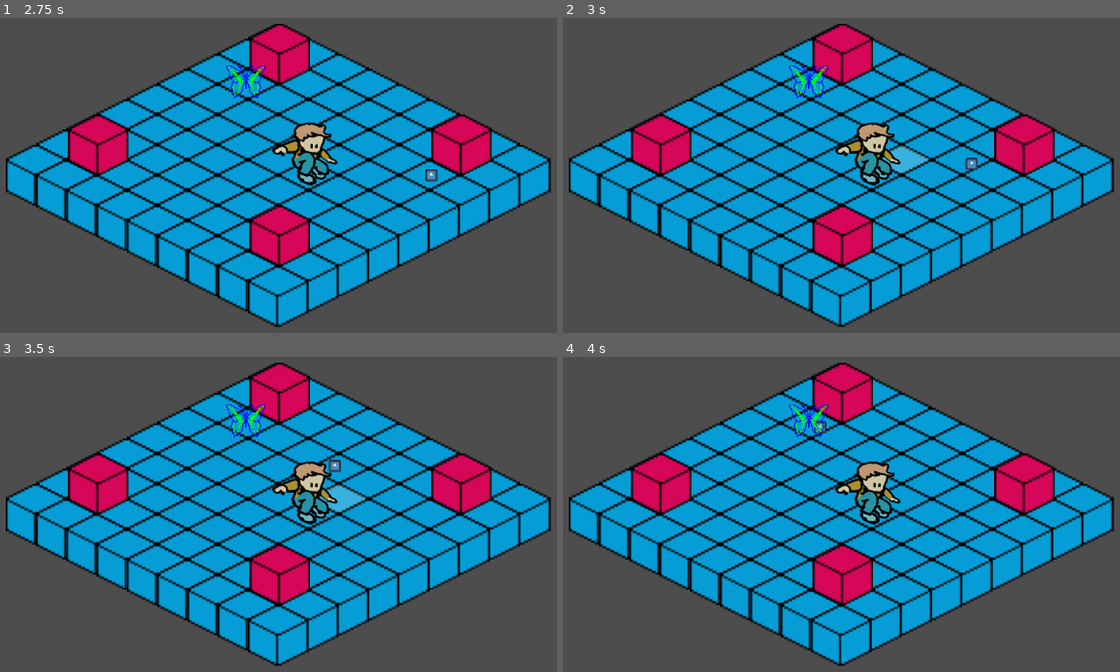
Above: before the commit, frames 1-4 (two rows, left to right).
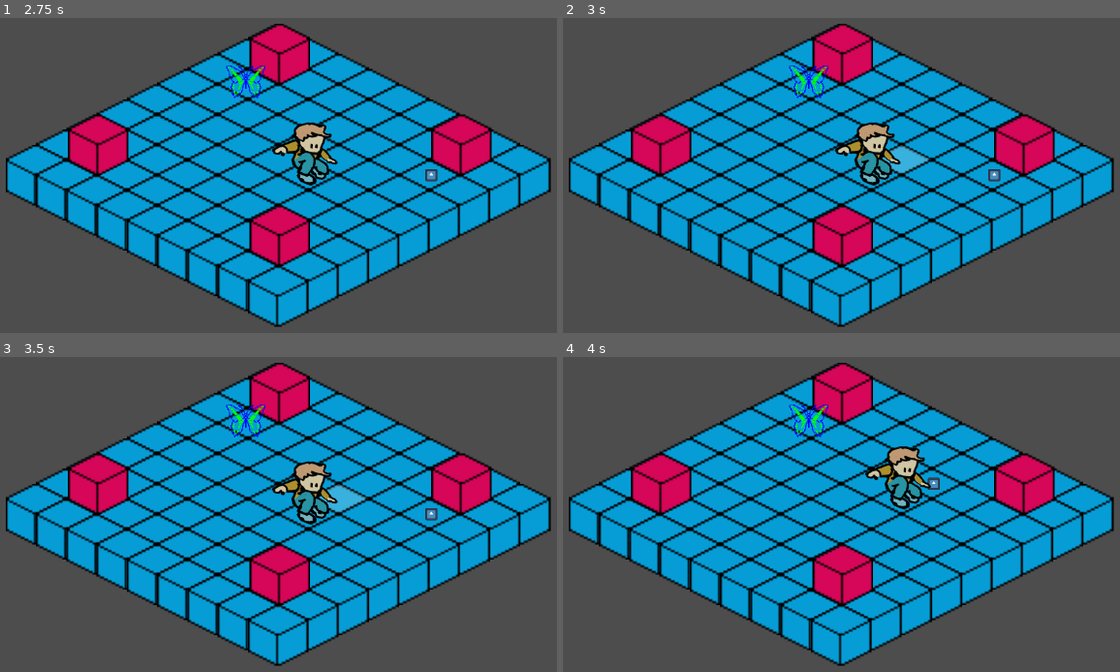
Above: after the commit, the same moments.

Repository: remimorvan/isometric-reverse-heist-simulator-2000
Game: Godot game, scene res://scenes/main.tscn
Two runs of this game, one before a commit and one after it. Both use one fixed random seed, a clock stepped at 60 frames per second and the inputs below. The engine's default icon, where the game draws it, is replaced by a stand-in: a white triangle on a blue panel in a dark square.
Inputs (mouse positions are in pixels of both pictures, inside the frame that each line leads up to):
- Up to frame 1 (2.75 s): tap Enter at 0.5 s; move the mouse to (239, 282) at 0.52 s; tap T at 0.6, 1.35, 2.1 s; click (239, 282) at 0.67 s; tap Space at 1.25 s; move the mouse to (512, 251) at 1.27 s; click (512, 251) at 1.42 s; move the mouse to (50, 68) at 2.02 s; click (50, 68) at 2.17 s
- Up to frame 2 (3 s): tap Enter at 2.75 s; move the mouse to (880, 159) at 2.77 s; tap T at 2.85 s; click (880, 159) at 2.92 s
- Up to frame 3 (3.5 s): no input
- Up to frame 4 (4 s): tap Space at 3.5 s; move the mouse to (outside the picture) at 3.52 s; tap T at 3.6 s; click (outside the picture) at 3.67 s

Frame 1 is identical in both runs. In frame 2, 0.2% of the frame differs, in the area x 72-79%, y 44-52%; in frame 3, 0.2%; in frame 4, 2.4%, in the area x 45-68%, y 20-54%.

Commit message:
collisions electric bogaloo

Diff:
--- a/scenes/game_object_handler.gd
+++ b/scenes/game_object_handler.gd
@@ -27,16 +27,23 @@
 func tile_of_object(obj: Node2D) -> Vector2i:
 	return layer0.local_to_map(obj.global_position)
 
-func occupied_tiles(tile: Vector2i) -> Array:
+func occupied_tiles() -> Array:
 	var layer1_tiles = layer1.get_used_cells()
 	var objects = get_children()
+	return layer1_tiles + objects.map(tile_of_object)
+
+func occupied_tiles_but_obj(obj) -> Array:
+	var layer1_tiles = layer1.get_used_cells()
+	var siblings = []
+	var objects = get_children().filter(
+		func(c): return layer0.local_to_map(c.global_position) != layer0.local_to_map(obj.global_position))
 	return layer1_tiles + objects.map(tile_of_object)
 
 func is_tile_valid(tile: Vector2i) -> bool:
 	return tile in layer0.get_used_cells()
 
 func is_tile_free(tile: Vector2i) -> bool:
-	return tile not in occupied_tiles(tile)
+	return tile not in occupied_tiles()
 
 func _unhandled_input(event: InputEvent) -> void:
 	if event is InputEventKey and event.pressed:
--- a/scenes/main.tscn
+++ b/scenes/main.tscn
@@ -25,8 +25,6 @@
 z_index = 1
 y_sort_enabled = true
 scale = Vector2(0.1, 0.1)
-move_speed = 100.0
-arrival_threshold = 1.0
 
 [node name="Chair" parent="TileMaps/GameObjectHandler" instance=ExtResource("6_tefeu")]
 z_index = 1
--- a/scripts/movement_utils.gd
+++ b/scripts/movement_utils.gd
@@ -5,7 +5,7 @@
 	start_tile: Vector2,
 	end_tile: Vector2,
 	tilemap: TileMapLayer,
-	blocked_layer: TileMapLayer
+	blocked_tiles: Array
 ) -> PackedVector2Array:
 	# If start and end are the same tile, return empty path
 	if start_tile == end_tile:
@@ -14,7 +14,6 @@
 
 	# Get all walkable tiles (excluding blocked tiles)
 	var all_tiles = tilemap.get_used_cells()
-	var blocked_tiles = blocked_layer.get_used_cells()
 	var walkable_tiles = all_tiles.filter(func(tile): return not blocked_tiles.has(tile))
 	print("Total tiles: ", all_tiles.size(), ", Blocked tiles: ", blocked_tiles.size(), ", Walkable tiles: ", walkable_tiles.size())
 
--- a/scripts/player.gd
+++ b/scripts/player.gd
@@ -9,7 +9,6 @@
 var is_moving: bool = false
 
 @onready var layer0: TileMapLayer = $"../../Layer0"
-@onready var layer1: TileMapLayer = $"../../Layer1"
 @onready var tilemap: Node2D = $"../.."
 @onready var game_object_handler: Node = $"../"
 
@@ -58,7 +57,7 @@
 		start_tile,
 		end_tile,
 		layer0,
-		layer1
+		get_parent().occupied_tiles_but_obj(self)
 	)
 
 	print(new_path)
--- a/scripts/wouaf.gd
+++ b/scripts/wouaf.gd
@@ -9,7 +9,6 @@
 var is_moving: bool = false
 
 @onready var layer0: TileMapLayer = $"../../Layer0"
-@onready var layer1: TileMapLayer = $"../../Layer1"
 
 func play(tour_nb) -> void:
 	var cyclic_path = []
@@ -25,7 +24,7 @@
 		start_tile,
 		end_tile,
 		layer0,
-		layer1
+		get_parent().occupied_tiles_but_obj(self)
 	)
 
 	#print(new_path)
@@ -59,7 +58,7 @@
 	for t in range(ceil(tile_distance * factor)):
 		var tile = Vector2i(dt * t * dir + current_tile)
 		#print(dt, dir," ",tile, " ", t, " dist: ", tile_distance)
-		if layer1.get_cell_tile_data(tile) != null:
+		if not get_parent().is_tile_free(tile):
 			print("hit blocking tile")
 			return false
 	return true
@@ -77,29 +76,29 @@
 	#cyclic_path.append(Vector2(-4,2))
 	#new_parameterized_path(cyclic_path,true)
 
-func new_parameterized_path(list_of_points, is_cyclic=false):
-	var new_path = []
-	var start_pos = list_of_points[0]
-	for i in range(1,list_of_points.size()):
-		var new_pos = list_of_points[i]
-		var new_path2 = MovementUtils.get_path_to_tile(
-				start_pos,
-				new_pos,
-				layer0,
-				layer1
-			)
-		new_path.append_array(new_path2)
-		start_pos = new_pos
-	if is_cyclic:
-		var new_path2 = MovementUtils.get_path_to_tile(
-				list_of_points[-1],
-				list_of_points[0],
-				layer0,
-				layer1
-			)
-		new_path.append_array(new_path2)
-
-	use_new_path(new_path)
+#func new_parameterized_path(list_of_points, is_cyclic=false):
+#	var new_path = []
+#	var start_pos = list_of_points[0]
+#	for i in range(1,list_of_points.size()):
+#		var new_pos = list_of_points[i]
+#		var new_path2 = MovementUtils.get_path_to_tile(
+#				start_pos,
+#				new_pos,
+#				layer0,
+#				layer1.get_used_cells()
+#			)
+#		new_path.append_array(new_path2)
+#		start_pos = new_pos
+#	if is_cyclic:
+#		var new_path2 = MovementUtils.get_path_to_tile(
+#				list_of_points[-1],
+#				list_of_points[0],
+#				layer0,
+#				layer1.get_used_cells()
+#			)
+#		new_path.append_array(new_path2)
+#
+#	use_new_path(new_path)
 
 func use_new_path(new_path):
 	if not new_path.is_empty():
@@ -128,7 +127,7 @@
 				start_tile,
 				end_tile,
 				layer0,
-				layer1
+				get_parent().occupied_tiles_but_obj(self)
 			)
 
 			use_new_path(new_path)
